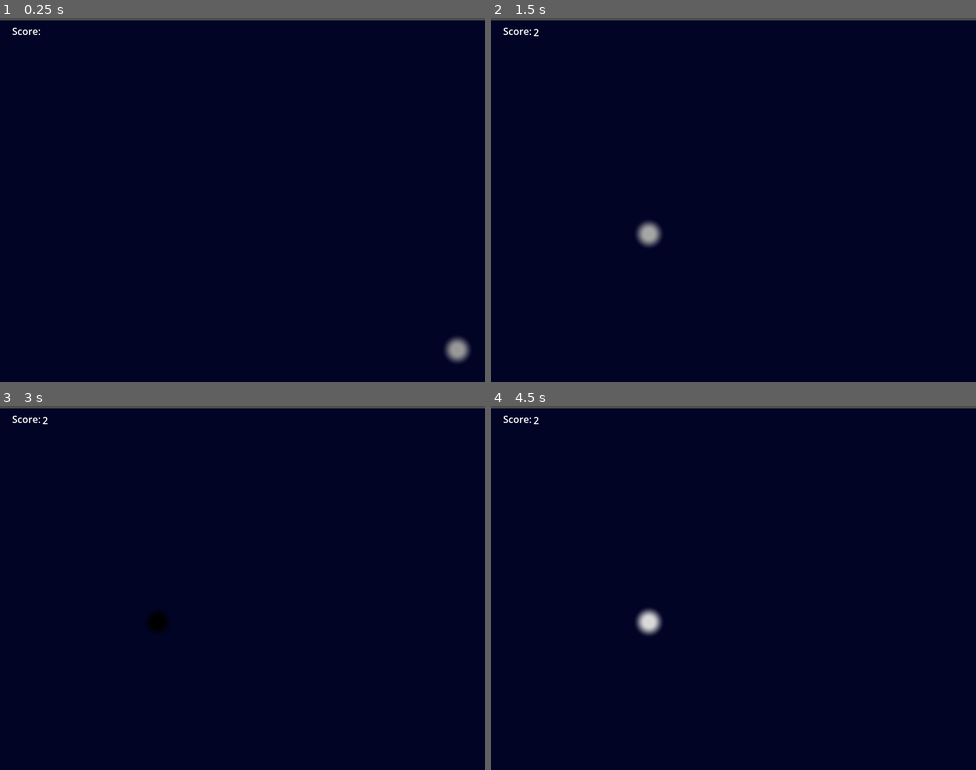
Above: before the commit, frames 1-4 (two rows, left to right).
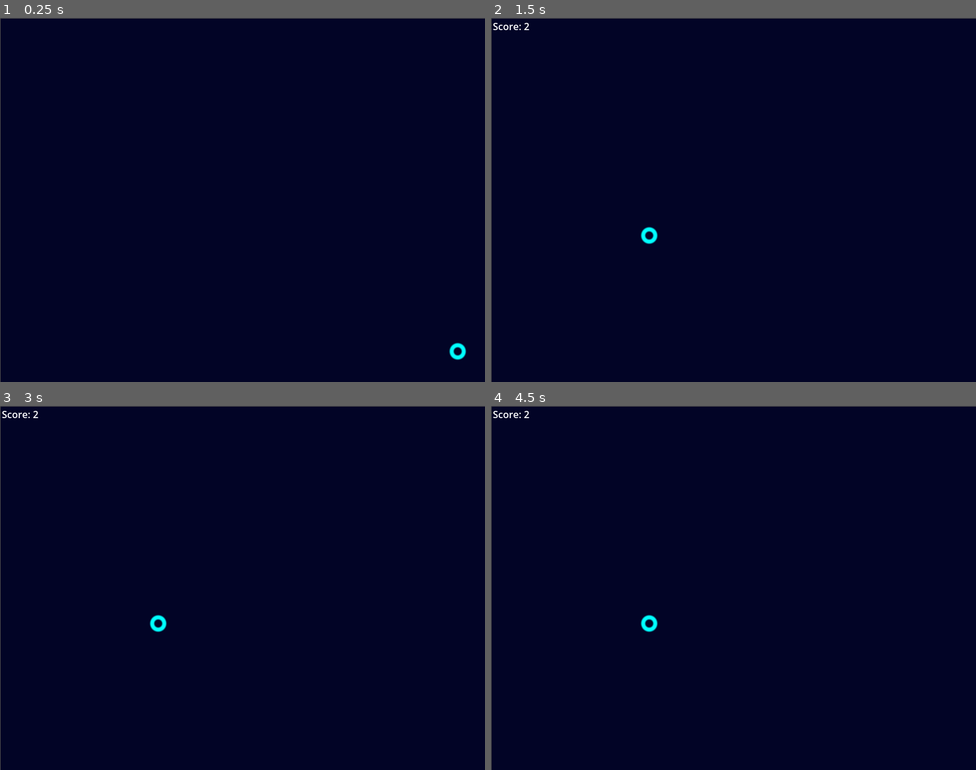
Above: after the commit, the same moments.

Repository: beki-github/speed-click
Game: Godot game, scene res://scenes/game.tscn
Two runs of this game, one before a commit and one after it. Both use one fixed random seed, a clock stepped at 60 frames per second and the inputs below.
Inputs (mouse positions are in pixels of both pictures, inside the frame that each line leads up to):
- Up to frame 1 (0.25 s): no input
- Up to frame 2 (1.5 s): move the mouse to (946, 349) at 0.52 s; tap Enter at 1.25 s; move the mouse to (883, 119) at 1.27 s
- Up to frame 3 (3 s): move the mouse to (291, 507) at 2.02 s; move the mouse to (218, 660) at 2.77 s
- Up to frame 4 (4.5 s): move the mouse to (879, 642) at 3.52 s; move the mouse to (588, 533) at 4.27 s

The runs differ from the first frame. In frame 1, 1.0% of the frame differs, in the area x 0-100%, y 0-100%; in frame 2, 1.0%; in frame 3, 0.9%; in frame 4, 1.1%.

Commit message:
improved the look of the circle node

Diff:
--- a/scenes/circle.tscn
+++ b/scenes/circle.tscn
@@ -4,11 +4,10 @@
 [ext_resource type="Shader" uid="uid://ch8m8l5ax7yg3" path="res://shaders/circle.gdshader" id="2_3e3c1"]
 
 [sub_resource type="CircleShape2D" id="CircleShape2D_3e3c1"]
-radius = 20.006248
+radius = 26.004807
 
 [sub_resource type="ShaderMaterial" id="ShaderMaterial_g1fdt"]
 shader = ExtResource("2_3e3c1")
-shader_parameter/circle_color = Color(1, 1, 1, 1)
 
 [node name="circle" type="Area2D" unique_id=1297860373]
 script = ExtResource("1_3e3c1")
@@ -19,10 +18,10 @@
 
 [node name="ColorRect" type="ColorRect" parent="." unique_id=57836757]
 material = SubResource("ShaderMaterial_g1fdt")
-offset_left = -40.0
-offset_top = -46.0
-offset_right = 47.0
-offset_bottom = 42.0
+offset_left = -29.0
+offset_top = -33.0
+offset_right = 37.0
+offset_bottom = 34.0
 
 [connection signal="mouse_entered" from="." to="." method="_on_mouse_entered"]
 [connection signal="mouse_exited" from="." to="." method="_on_mouse_exited"]
--- a/scenes/game.tscn
+++ b/scenes/game.tscn
@@ -12,23 +12,16 @@
 
 [node name="ColorRect" type="ColorRect" parent="." unique_id=659132720]
 material = SubResource("ShaderMaterial_lnu2h")
-offset_left = -411.0
-offset_top = -292.0
+offset_left = -405.0
+offset_top = -295.0
 offset_right = 395.0
 offset_bottom = 307.0
 
 [node name="Camera2D" type="Camera2D" parent="." unique_id=1537942329]
 position = Vector2(-6, 4)
 
-[node name="Label" type="Label" parent="Camera2D" unique_id=1223193578]
-offset_left = -380.0
-offset_top = -290.0
-offset_right = -328.0
-offset_bottom = -267.0
-text = "Score: "
-
 [node name="Score" type="Label" parent="Camera2D" unique_id=1559126929]
-offset_left = -330.0
-offset_top = -288.0
-offset_right = -290.0
-offset_bottom = -265.0
+offset_left = -397.0
+offset_top = -298.0
+offset_right = -357.0
+offset_bottom = -275.0
--- a/scripts/game.gd
+++ b/scripts/game.gd
@@ -17,7 +17,7 @@
 
 func _on_circle_cleared():
 	score += 1
-	get_node("Camera2D/Score").text = str(score)
+	get_node("Camera2D/Score").text = "Score: "+ str(score)
 	spawn_circle()
 
 func _process(_delta: float) -> void:
--- a/shaders/circle.gdshader
+++ b/shaders/circle.gdshader
@@ -1,12 +1,15 @@
 shader_type canvas_item;
-uniform vec4 circle_color : source_color = vec4(1.0, 1.0, 1.0, 1.0);
 
 void fragment() {
-    // UV goes from (0,0) at top-left to (1,1) at bottom-right
-    float dist = distance(UV, vec2(0.5, 0.5));
 
-    float alpha = 1.0 - smoothstep(0.08, 0.3, dist);
+    vec2 centered_uv = UV * 2.0 - 1.0;
+    float d = length(centered_uv);
+    float ring_distance = abs(d - 0.3);
+    float mask = smoothstep(0.05, 0.15, ring_distance);
+    vec3 bg_color = vec3(0.008, 0.016, 0.15);
 
-    // Apply the chosen color and the calculated transparency
-    COLOR = vec4(vec3(sin(TIME*10.0)), alpha);
+    vec3 ring_color = vec3(0.0, 1.0, 1.0);
+    vec3 final_rgb = mix(ring_color, bg_color, mask);
+
+    COLOR = vec4(final_rgb, 1.0);
 }
